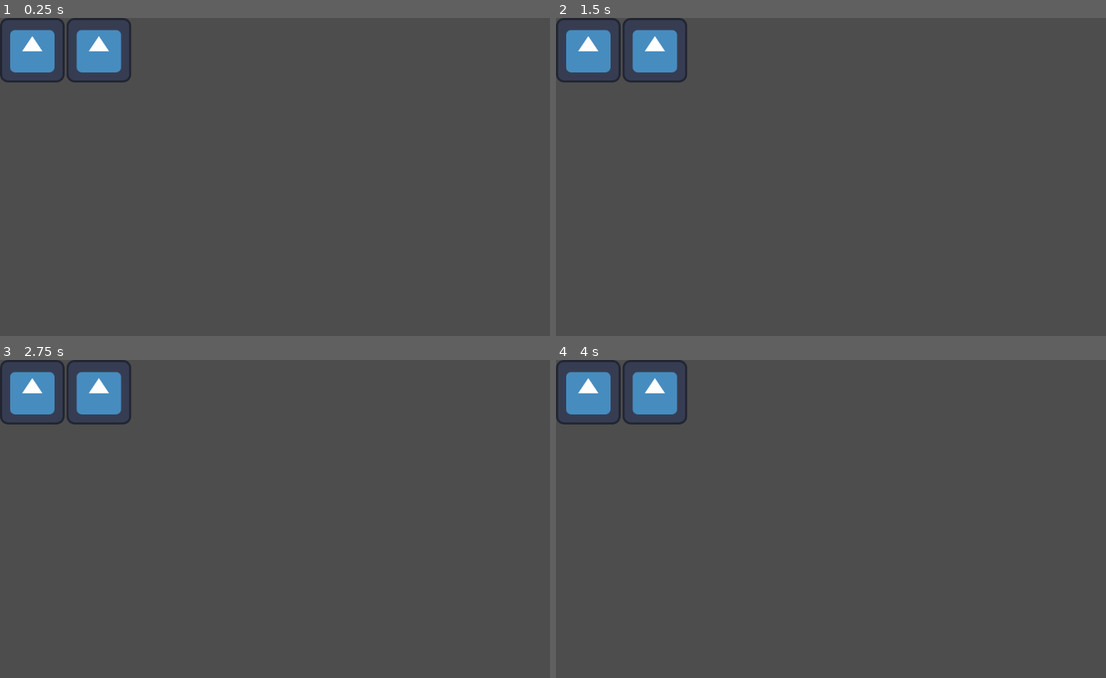
Above: before the commit, frames 1-4 (two rows, left to right).
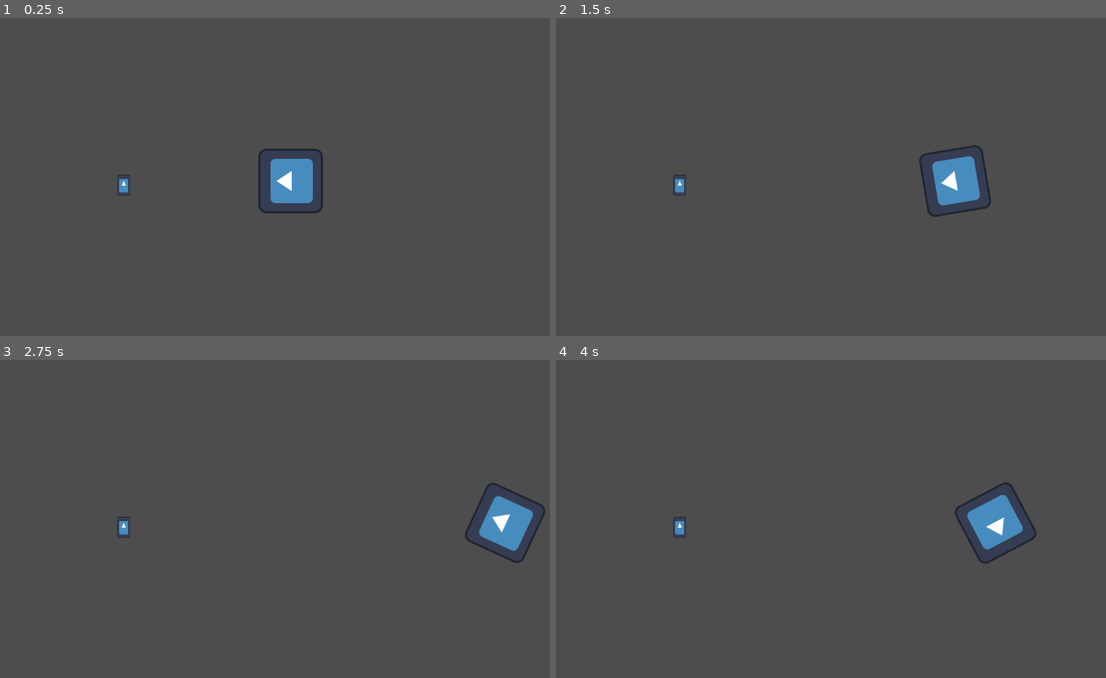
Above: after the commit, the same moments.

Repository: Middle-Endian-HackYeah25/LanternGame
Game: Godot game, scene res://Scenes/main_scene.tscn
Same seed, same stepped clock (60 frames per second), same inputs: the game is played once before the commit and once after it. The engine's default icon, where the game draws it, is replaced by a stand-in: a white triangle on a blue panel in a dark square.
Inputs (mouse positions are in pixels of both pictures, inside the frame that each line leads up to):
- Up to frame 1 (0.25 s): no input
- Up to frame 2 (1.5 s): tap Enter at 0.5 s; move the mouse to (974, 164) at 0.52 s; hold D (right) 0.53-1.25 s; tap J at 0.6 s; click (974, 164) at 0.67 s; drag from (732, 196) to (820, 246) at 1.27 s
- Up to frame 3 (2.75 s): tap Space at 2 s; move the mouse to (346, 452) at 2.02 s; hold D (right) from 2.03 s (still down); hold Enter from 2.03 s (still down)
- Up to frame 4 (4 s): release D (right) at 2.75 s; release Enter at 2.75 s; drag from (820, 588) to (671, 474) at 2.77 s; tap Enter at 3.5 s; move the mouse to (1023, 573) at 3.52 s; hold A (left) from 3.53 s (still down); hold Ctrl from 3.53 s (still down)

The runs differ from the first frame. In frame 1, 4.2% of the frame differs, in the area x 0-59%, y 0-62%; in frame 2, 4.3%, in the area x 0-80%, y 0-63%; in frame 3, 4.3%; in frame 4, 4.3%.

Commit message:
keys and inventory with hud

Diff:
--- /dev/null
+++ b/Scenes/Objects/KeyItem.tscn
@@ -0,0 +1,22 @@
+[gd_scene load_steps=4 format=3 uid="uid://dee2xrmscs5m7"]
+
+[ext_resource type="Script" uid="uid://dva1j4gccyteh" path="res://Scripts/ObjectBehaviors/KeyPickupBehavior.gd" id="1_adeng"]
+[ext_resource type="Texture2D" uid="uid://h4t0ee34fxuh" path="res://Assets/icon.svg" id="2_od4gd"]
+
+[sub_resource type="RectangleShape2D" id="RectangleShape2D_csrk3"]
+size = Vector2(25, 38.5)
+
+[node name="KeyItem" type="Node2D"]
+
+[node name="Area2D" type="Area2D" parent="."]
+script = ExtResource("1_adeng")
+
+[node name="CollisionShape2D" type="CollisionShape2D" parent="Area2D"]
+position = Vector2(23.5, 38.75)
+shape = SubResource("RectangleShape2D_csrk3")
+debug_color = Color(0.6534032, 0.353323, 0.9549709, 0.41960785)
+
+[node name="Sprite2D" type="Sprite2D" parent="Area2D"]
+position = Vector2(23.249998, 38.5)
+scale = Vector2(0.2070312, 0.32031247)
+texture = ExtResource("2_od4gd")
--- a/Scenes/main_scene.tscn
+++ b/Scenes/main_scene.tscn
@@ -1,9 +1,13 @@
-[gd_scene load_steps=3 format=3 uid="uid://uqasxqq44njg"]
+[gd_scene load_steps=5 format=3 uid="uid://uqasxqq44njg"]
 
 [ext_resource type="Script" uid="uid://dgasqdm0rqri1" path="res://Scripts/HUD/keys.gd" id="1_6l7je"]
+[ext_resource type="PackedScene" uid="uid://ck40427nwjh4a" path="res://Scenes/Player.tscn" id="1_jv6wh"]
 [ext_resource type="Texture2D" uid="uid://h4t0ee34fxuh" path="res://Assets/icon.svg" id="2_jv6wh"]
+[ext_resource type="PackedScene" uid="uid://dee2xrmscs5m7" path="res://Scenes/Objects/KeyItem.tscn" id="4_x6ack"]
 
 [node name="MainScene" type="Node2D"]
+
+[node name="Player" parent="." instance=ExtResource("1_jv6wh")]
 
 [node name="Level0" type="Node2D" parent="."]
 
@@ -15,9 +19,14 @@
 
 [node name="KeysContainer" type="HBoxContainer" parent="HUD"]
 anchors_preset = -1
-anchor_right = 0.29500002
-anchor_bottom = 0.17400001
-offset_right = 0.15997314
-offset_bottom = 0.24799347
+anchor_right = 0.17400001
+anchor_bottom = 0.11000001
+offset_left = 1.0
+offset_top = -1.0
+offset_right = -0.4480133
+offset_bottom = -0.2800064
 script = ExtResource("1_6l7je")
 key_texture = ExtResource("2_jv6wh")
+
+[node name="KeyItem" parent="." instance=ExtResource("4_x6ack")]
+position = Vector2(-354, -30)
--- a/Scripts/HUD/keys.gd
+++ b/Scripts/HUD/keys.gd
@@ -16,6 +16,9 @@
 		tex.stretch_mode = TextureRect.STRETCH_KEEP_ASPECT_CENTERED
 		add_child(tex)
 
+func _on_keys_changed(new_amt: int) -> void:
+	_update_icons(new_amt)
+
 func _ready() -> void:
 	Inventory.connect("key_amt_changed", Callable(self, "_on_keys_changed"))
 	_update_icons(Inventory.key_count)
--- /dev/null
+++ b/Scripts/ObjectBehaviors/KeyPickupBehavior.gd
@@ -0,0 +1,22 @@
+extends Area2D
+
+@export var pickup_sound: AudioStream = null
+
+func _on_body_entered(body: Node) -> void:
+	print("body entered")
+	if not body.is_in_group("player"):
+		print("not a player")
+		return
+	print("player detected")
+	Inventory.add_key(1)
+	print(Inventory.key_count)
+	if pickup_sound:
+		var s = AudioStreamPlayer2D.new()
+		s.stream = pickup_sound
+		add_child(s)
+		s.play()
+	#delete instance
+	queue_free()
+
+func _ready() -> void:
+	connect("body_entered", Callable(self, "_on_body_entered"))
--- a/Scripts/Player.gd
+++ b/Scripts/Player.gd
@@ -16,3 +16,6 @@
 func _process(delta):
 	look_at(get_global_mouse_position())
 	rotation_degrees += 90
+
+func _ready() -> void:
+	add_to_group("player")
--- a/Scripts/Singletons/Inventory.gd
+++ b/Scripts/Singletons/Inventory.gd
@@ -1,6 +1,6 @@
 extends Node
 
-var key_count: int = 2
+var key_count: int = 0
 
 signal key_amt_changed(new_amt: int)
 
--- a/project.godot
+++ b/project.godot
@@ -15,12 +15,13 @@
 config/features=PackedStringArray("4.5", "GL Compatibility")
 config/icon="res://Assets/icon.svg"
 
-[physics]
-
-2d/default_gravity=0.0
 [autoload]
 
 Inventory="*res://Scripts/Singletons/Inventory.gd"
+
+[global_group]
+
+player="For player detection"
 
 [input]
 
@@ -45,6 +46,10 @@
 ]
 }
 
+[physics]
+
+2d/default_gravity=0.0
+
 [rendering]
 
 renderer/rendering_method="gl_compatibility"
Not shown, added: Scripts/ObjectBehaviors/KeyPickupBehavior.gd.uid
